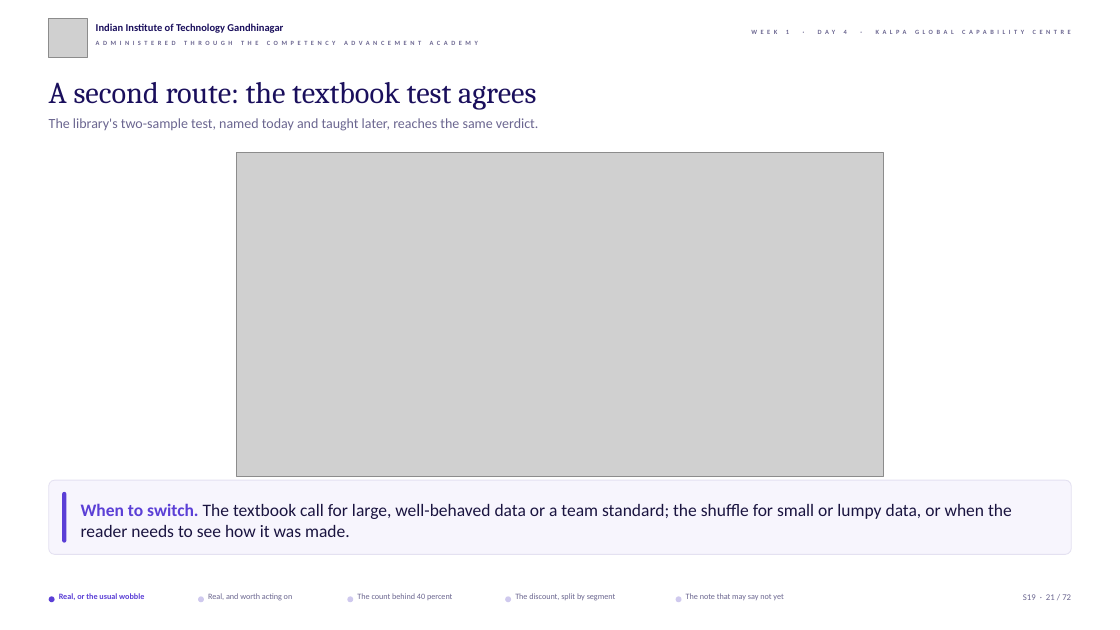
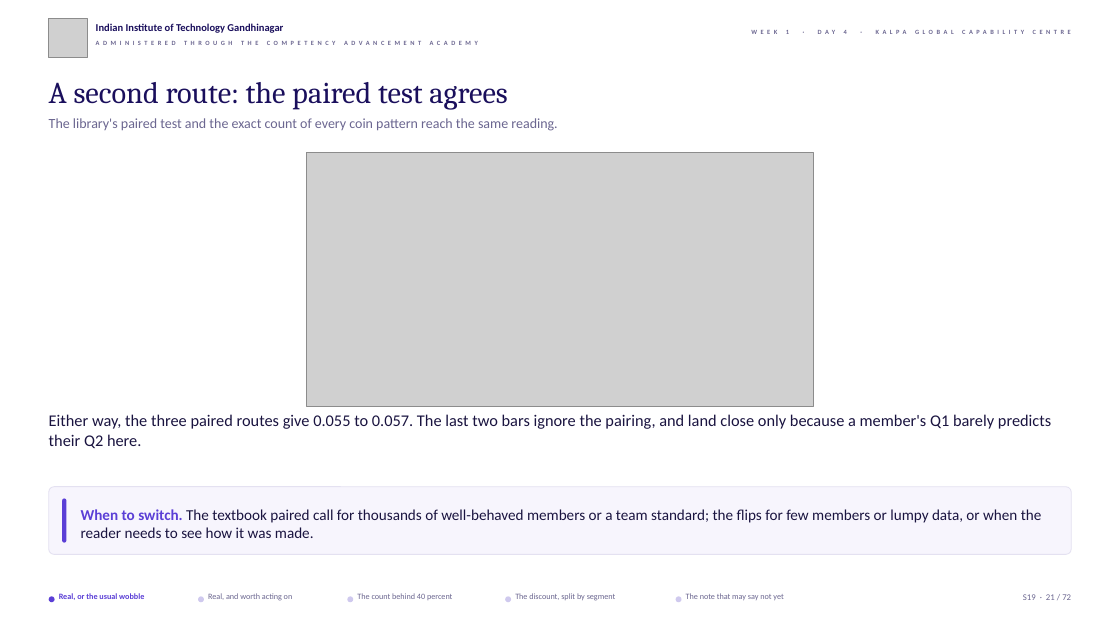
Before and after one commit to fde-academy-lab/c2-content-factory, a slide deck: slide 21 of content/W01/D4/slides/C2_W01_D04_half1_STUDENT.pptx. Drawn at 1120x630 pixels with LibreOffice and Linux fonts; fonts in the diff are those of the drawing; grey boxes stand for pictures; background and template pictures are left out. Boxes give left, top, right and bottom in pixels: in the first picture for what was removed or moved away, otherwise in the second. Text is boxed around its words. In the diff, an @@ line names an element or a change of style, - is before the commit and + after.

```diff
--- a/content/W01/D4/slides/C2_W01_D04_half1_STUDENT.pptx
+++ b/content/W01/D4/slides/C2_W01_D04_half1_STUDENT.pptx
@@ text at (49, 82, 507, 109): text changed @@
-A second route: the textbook test agrees
+A second route: the paired test agrees
@@ text at (49, 118, 557, 131): text changed @@
-The library's two-sample test, named today and taught later, reaches the same verdict.
+The library's paired test and the exact count of every coin pattern reach the same reading.
@@ picture: place and size @@
-picture at (237, 153, 883, 476)
+picture at (307, 153, 813, 407)
@@ text added at (49, 414, 1051, 448), 14 pt, text #1A1440 @@
+Either way, the three paired routes give 0.055 to 0.057. The last two bars ignore the pairing, and land close only because a member's Q1 barely predicts their Q2 here.
@@ rounded rectangle: place and size @@
-rounded rectangle at (49, 481, 1071, 555)
+rounded rectangle at (49, 486, 1071, 555)
@@ rounded rectangle: place and size @@
-rounded rectangle at (62, 492, 66, 543)
+rounded rectangle at (62, 498, 66, 543)
@@ text at (81, 509, 1042, 538): text changed; size 15 to 13 pt @@
-When to switch. The textbook call for large, well-behaved data or a team standard; the shuffle for small or lumpy data, or when the reader needs to see how it was made.
+When to switch. The textbook paired call for thousands of well-behaved members or a team standard; the flips for few members or lumpy data, or when the reader needs to see how it was made.
```
Also in this commit, not shown: 52 other slides changed, 4 other files.
